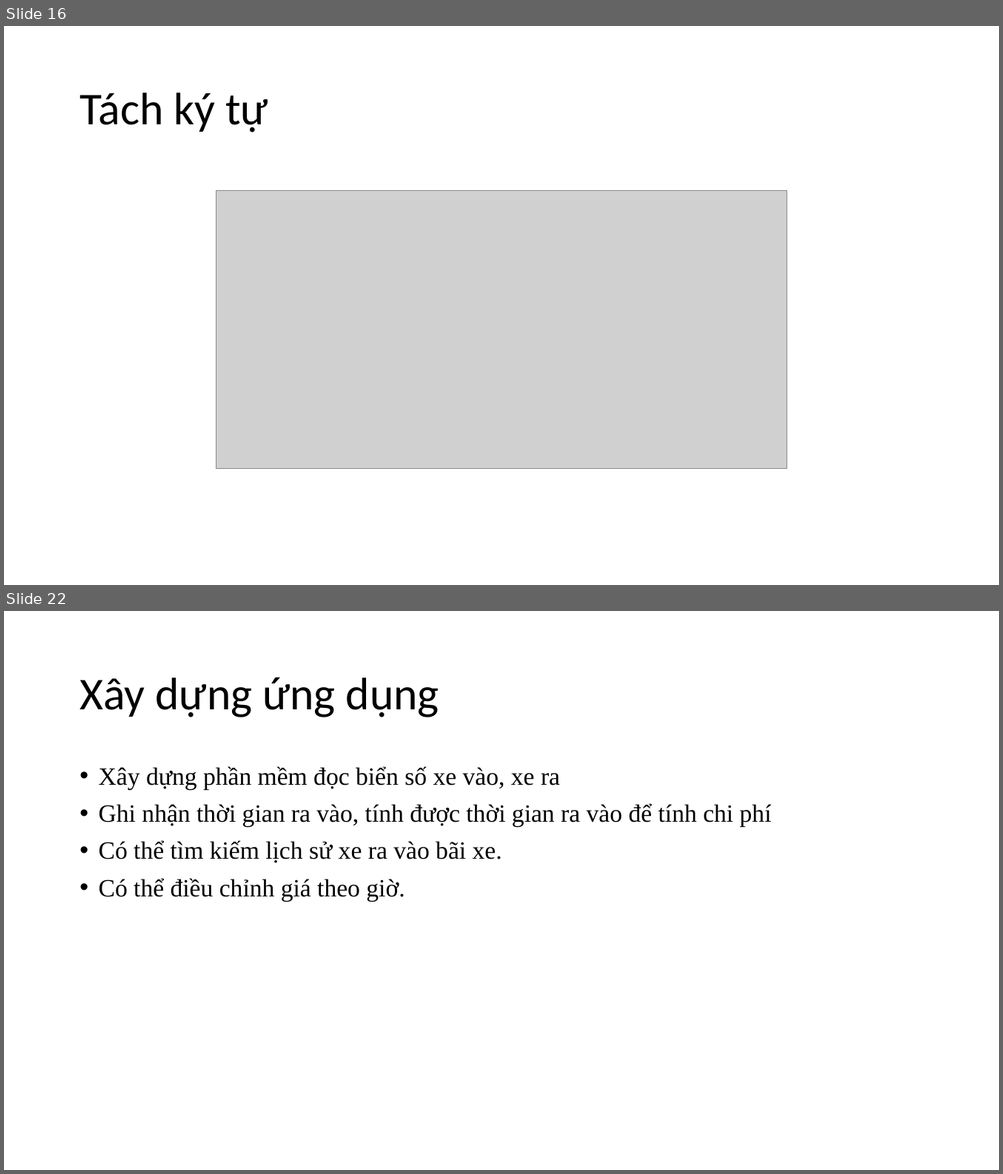
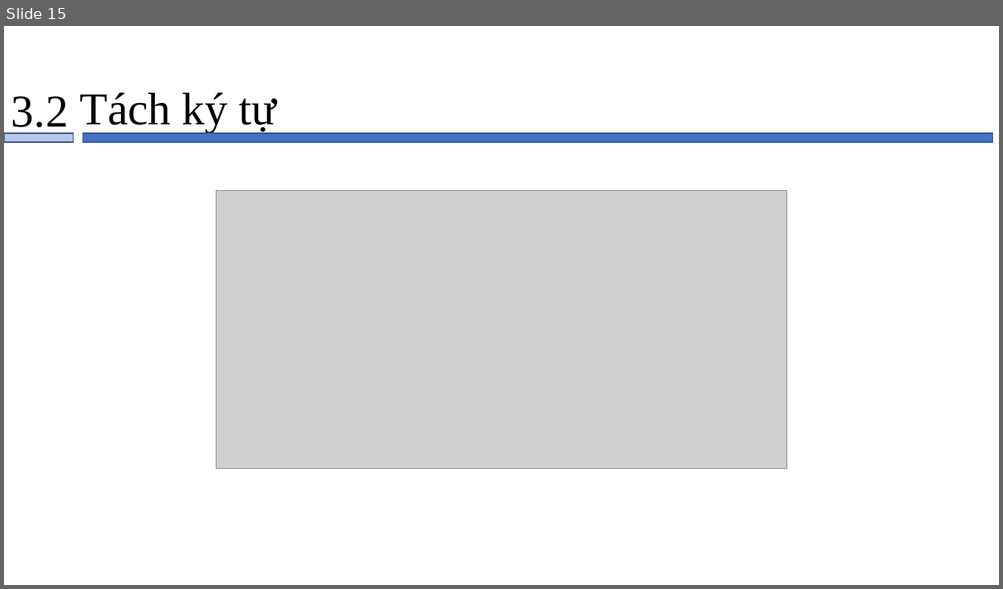
Before and after one commit to datdao999/graduation_project, a slide deck: thuyet_trinh_tot nghiep.pptx. Shown one above the other, each under a label of ours: slides 16 and 22 before the commit, slide 15 after it; the slides between them are not shown. The pictures are 1003x1174 and 1003x589 pixels, drawn with LibreOffice and Linux fonts; fonts in the diff are those of the drawing; grey boxes stand for pictures. Boxes give left, top, right and bottom in pixels: in the first picture for what was removed or moved away, otherwise in the second. Text is boxed around its words. In the diff, an @@ line names an element or a change of style, - is before the commit and + after.

```diff
--- a/thuyet_trinh_tot nghiep.pptx
+++ b/thuyet_trinh_tot nghiep.pptx
@@ slide 22 removed at box(4, 611, 999, 1170), background #FFFFFF @@
@@ title removed at box(79, 677, 439, 718) @@
-Xây dựng ứng dụng
@@ text removed at box(99, 766, 771, 901) @@
-• Xây dựng phần mềm đọc biển số xe vào, xe ra
-• Ghi nhận thời gian ra vào, tính được thời gian ra vào để tính chi phí
-• Có thể tìm kiếm lịch sử xe ra vào bãi xe.
-• Có thể điều chỉnh giá theo giờ.
@@ what was slide 16 is now slide 15 @@
@@ slide 15 changed as well @@
@@ title "Tách ký tự" at box(79, 93, 276, 133): font Calibri to Times New Roman @@
@@ text added at box(11, 96, 68, 136), 44 pt, text #000000 @@
+3.2
@@ rectangle added at box(4, 133, 74, 142), fill #B4C7E7, outline #325491 1 pt @@
@@ rectangle added at box(82, 133, 992, 142), fill #4472C4, outline #325491 1 pt @@
```
Also in this commit, not shown: 5 other slides changed, 12 slides added, 19 other slides removed, 8 other files.
